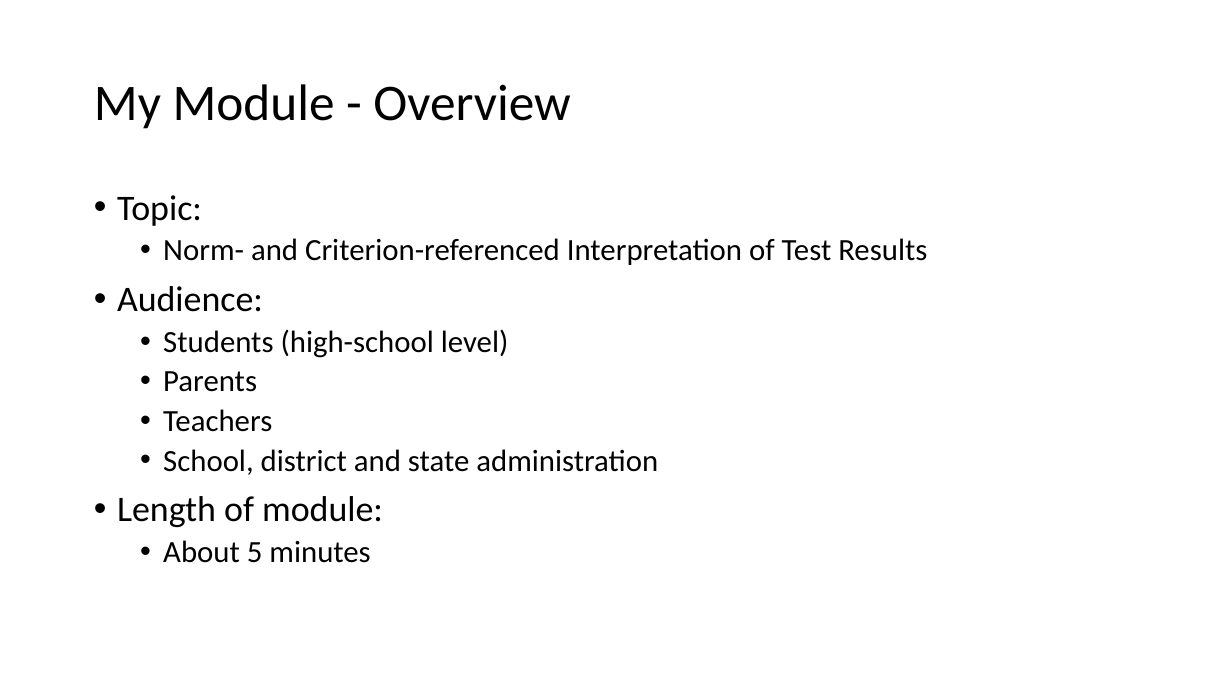
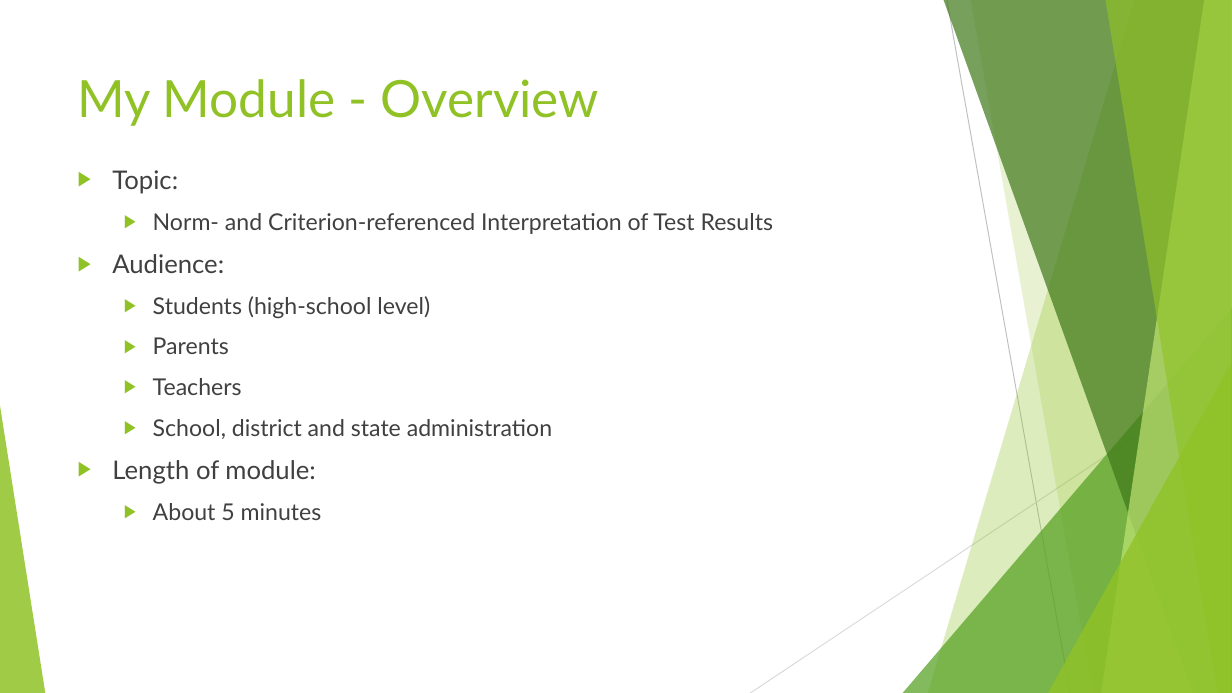
Before and after one commit to lcancado/Center-Internship-Presentations, a slide deck: slide 5 of Internship Update June 11.pptx. Drawn at 1232x693 pixels with LibreOffice and Linux fonts; fonts in the diff are those of the drawing. Boxes give left, top, right and bottom in pixels: in the first picture for what was removed or moved away, otherwise in the second. Text is boxed around its words. In the diff, an @@ line names an element or a change of style, - is before the commit and + after.

```diff
--- a/Internship Update June 11.pptx
+++ b/Internship Update June 11.pptx
@@ title "My Module - Overview": place and size @@
-title "My Module - Overview" at (94, 84, 570, 129)
+title "My Module - Overview" at (78, 79, 599, 126)
@@ title "My Module - Overview" at (78, 79, 599, 126): font Calibri to Lato, text colour #000000 to #90C226; line spacing 0.9 to 1; vertical alignment middle to top @@
@@ text "Topic:": place and size @@
-text "Topic:" at (117, 195, 927, 563)
+text "Topic:" at (112, 170, 774, 520)
@@ text "Topic:" at (112, 170, 774, 520): size 28 to 20 pt in "Topic:", "Audience:", "Length of module:"; font Calibri to Lato, text colour #000000 to #404040; size 24 to 18 pt in "Norm- and Criterion-referenced Interpretation of Test Result ...", "Students (high-school level)", "Parents", "Teachers" and 2 more places; bullet • to ▶; line spacing 0.9 to 1; more space between paragraphs @@
@@ group added at (0, 0, 1232, 693): 5 freeform shapes, 3 triangles, 2 lines @@
```
Also in this commit, not shown: 9 other slides changed.
